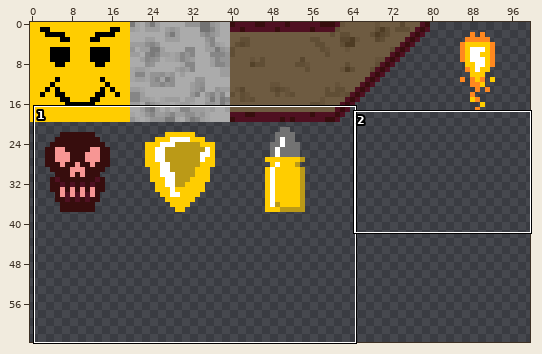
One commit to this sprite sheet: src/res/sprite-sheet.png. The first picture is a wide view before the edit; the outline marks the close-up.
Close-up. Before the commit:
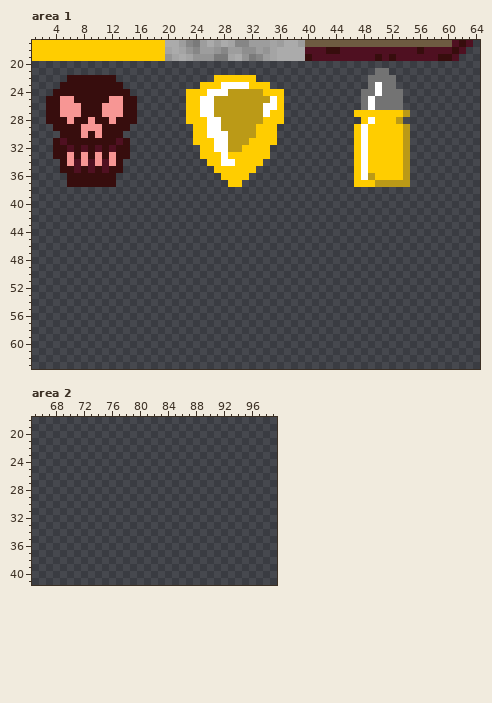
The file is 100x100 pixels. Pixels under 10% opacity are left out. Colours within 5 levels of each other are drawn and written as one. Shown: area 1: x 1..64, y 17..63; area 2: x 65..99, y 18..41. The wide view leaves out empty margins.
And afterwards:
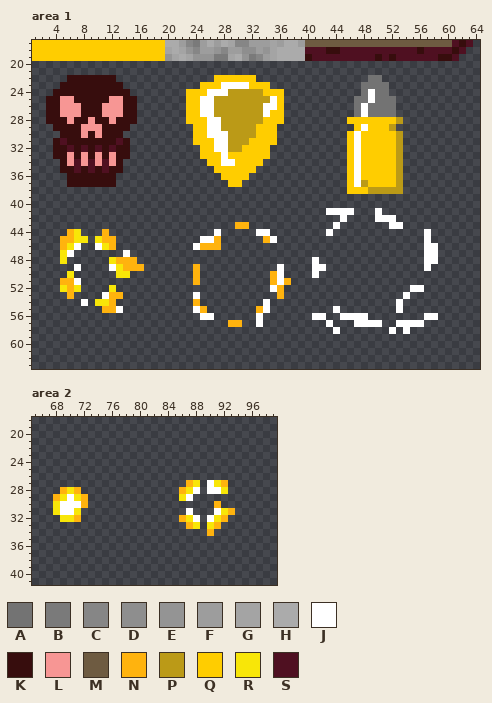
Palette (. is transparent): A #737373  B #7a7a7a  C #868686  D #8e8e8e  E #949494  F #9d9d9d  G #a4a4a4  H #ababab  J #ffffff  K #370d0d  L #f79694  M #6e5b41  N #ffb30e  P #bb9a17  Q #ffcd00  R #f8e608  S #4f1021
The exact change:
Area 1:
The edit adds colour A in row 23 at x 48; in rows 25 to 26 at x 47.
Colour J gives way to colour A in rows 23 to 24 at x 50; in row 26 at x 49.
Colour Q gives way to colour A in row 27 at x 47 and 49 to 52.
The edit adds colour J in row 41 at x 43 to 46 and 50; in row 42 at x 45 and 50 to 52; in row 43 at x 44 and 52 to 53; in row 44 at x 27, 33 to 34, 43 and 57; in row 45 at x 25 to 26, 35 and 57; in row 46 at x 7, 10, 24 and 57 to 58.
The edit adds colour J in row 47 at x 6, 14 and 57 to 58; in row 48 at x 41 and 57 to 58; in row 49 at x 7, 12, 36, 41 to 42 and 57; in row 50 at x 36 and 41; in row 51 at x 7 and 36; in row 52 at x 35 and 55 to 56.
The edit adds colour J in row 53 at x 11, 24 and 54; in row 54 at x 8, 34 and 53; in row 55 at x 13, 24, 34, 44 and 53; in row 56 at x 25 to 26, 33, 41 to 42, 45 to 48 and 57 to 58; in row 57 at x 33, 43, 47 to 50 and 53 to 56; in row 58 at x 44, 52 and 54.
Colour A gives way to colour J in row 24 at x 49; in row 26 at x 48.
Colour Q gives way to colour J in row 27 at x 48; in rows 30 to 37 at x 47.
The edit adds colour N in row 43 at x 30 to 31; in row 44 at x 6 and 11; in row 45 at x 5 to 6, 11 to 12, 27 and 34; in row 46 at x 5, 12 and 25 to 27; in row 48 at x 13 to 15; in row 49 at x 14 to 16 and 24.
The edit adds colour N in row 50 at x 24 and 35; in row 51 at x 5 to 6, 24, 35 and 37; in row 52 at x 6 and 36; in row 53 at x 6, 12 to 13 and 36; in row 54 at x 12 and 24; in row 55 at x 11 to 12, 25 and 33.
The edit adds colour N in row 57 at x 29 to 30.
The edit adds colour P in row 38 at x 49 to 53.
Colour Q gives way to colour P in row 29 at x 52; in rows 30 to 36 at x 53; in row 37 at x 48.
The edit adds colour Q in row 28 at x 46 to 47; in rows 30 to 37 at x 46; in row 38 at x 46 to 48.
Colour J gives way to colour Q in row 28 at x 49; in rows 30 to 36 at x 48.
Colour P gives way to colour Q in row 36 at x 49; in row 37 at x 50 to 52.
The edit adds colour R in row 44 at x 7; in row 45 at x 7 to 8 and 10; in row 46 at x 6 and 11; in row 47 at x 5; in row 48 at x 5 and 12; in row 49 at x 13.
The edit adds colour R in row 50 at x 6 and 13 to 14; in row 52 at x 5, 7 and 12; in row 54 at x 10 to 11.
Colour A is gone in row 21 at x 50 to 51; in row 22 at x 51 to 52; in row 23 at x 52; in row 24 at x 52 to 53; in rows 25 to 26 at x 53.
Colour P is gone in row 27 at x 54; in rows 29 to 37 at x 54.
Colour Q is gone in row 27 at x 53; in row 29 at x 53.
Area 2:
The edit adds colour J in row 27 at x 90; in row 28 at x 88 and 90 to 91; in row 29 at x 70 and 87; in row 30 at x 69 to 71; in row 31 at x 69 to 70, 87 and 91; in row 32 at x 88 and 90.
The edit adds colour N in row 27 at x 87 and 92; in row 28 at x 69, 71 and 86; in row 29 at x 68 and 72; in row 30 at x 72 and 91; in row 31 at x 93; in row 32 at x 71, 86 and 92.
The edit adds colour N in row 33 at x 87 and 91; in row 34 at x 90.
The edit adds colour R in row 27 at x 88 and 91; in row 28 at x 70, 87 and 92; in row 29 at x 69, 71 and 86; in row 30 at x 68; in row 31 at x 68, 71 and 92; in row 32 at x 69 to 70, 87 and 91.
The edit adds colour R in row 33 at x 88 and 90.
Pixel boxes of the changes (left, top, right, bottom) in both close-ups:
changed: (193, 68, 438, 334)
added: (60, 229, 144, 313)
added: (179, 480, 235, 536)
added: (53, 487, 88, 522)
